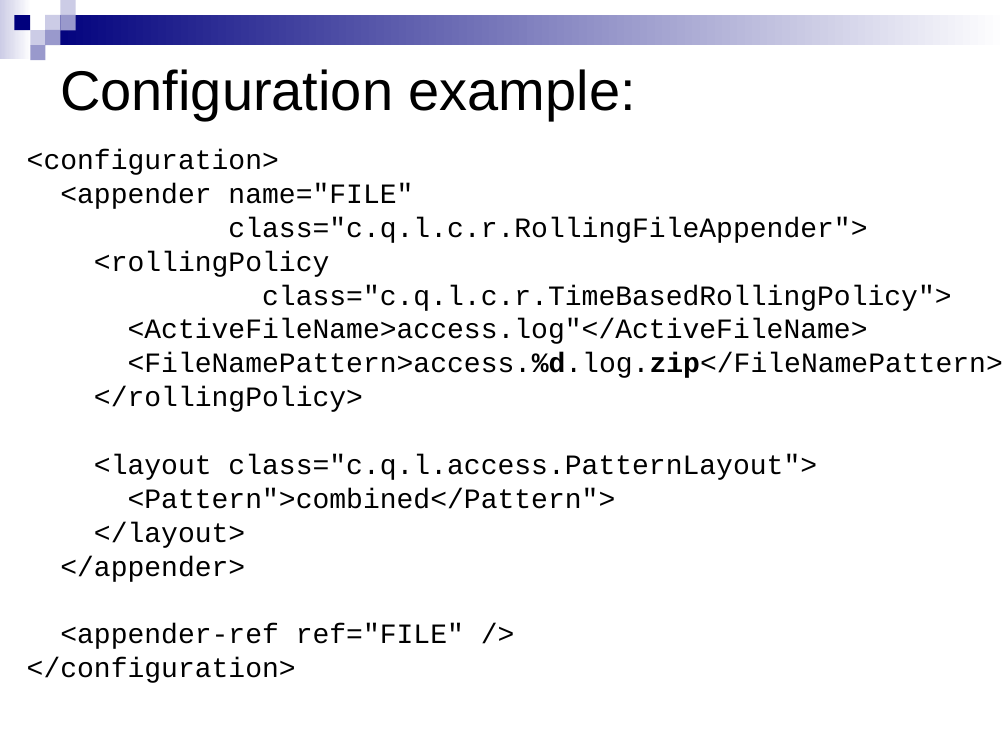
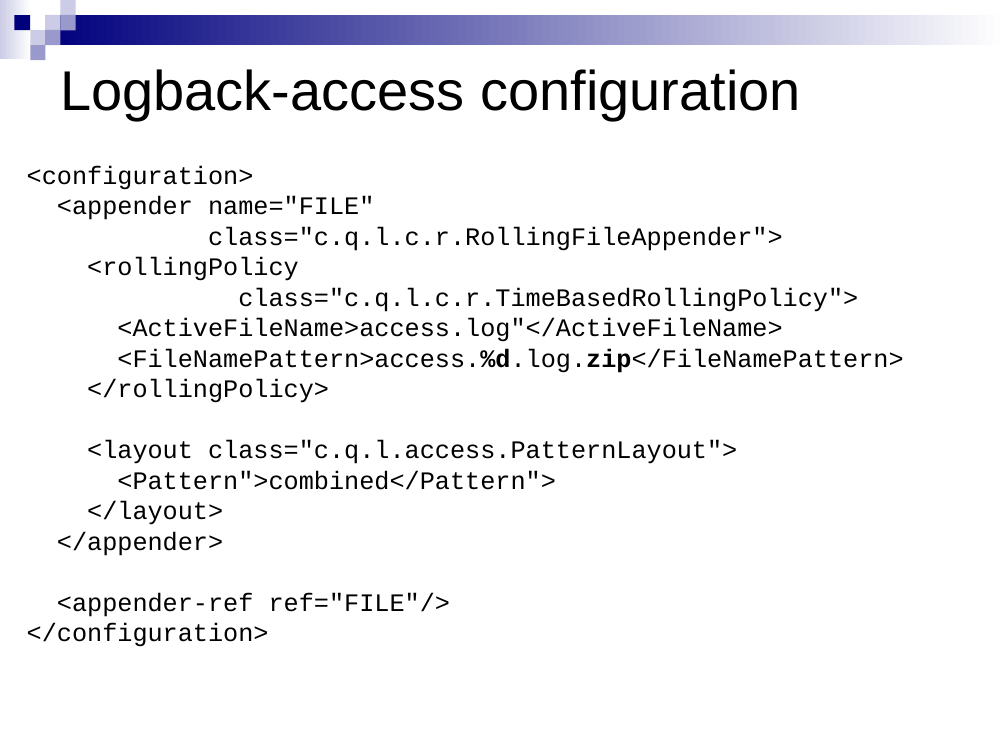
Before and after one commit to qos-ch/logback, a slide deck: slide 11 of logback-site/src/site/resources/10reasons.ppt (slide 9 before the commit). Drawn at 1008x756 pixels with LibreOffice and Linux fonts; fonts in the diff are those of the drawing; background and template pictures are left out. Boxes give left, top, right and bottom in pixels: in the first picture for what was removed or moved away, otherwise in the second. Text is boxed around its words. In the diff, an @@ line names an element or a change of style, - is before the commit and + after.

```diff
--- a/logback-site/src/site/resources/10reasons.ppt
+++ b/logback-site/src/site/resources/10reasons.ppt
@@ title at (x1=60, y1=69, x2=800, y2=120): text changed @@
-Configuration example:
+Logback-access configuration
@@ text "<configuration>" moved from (x1=27, y1=149, x2=1003, y2=683) to (x1=27, y1=165, x2=903, y2=647) @@
@@ text at (x1=27, y1=165, x2=903, y2=647): size 20 to 18 pt @@
@@ text at (x1=57, y1=592, x2=450, y2=617): text changed; size 20 to 18 pt @@
-<appender-ref ref="FILE" />
+<appender-ref ref="FILE"/>
```
Also in this commit, not shown: 3 other slides changed, 3 slides added, 1 slide removed, 1 other file.
